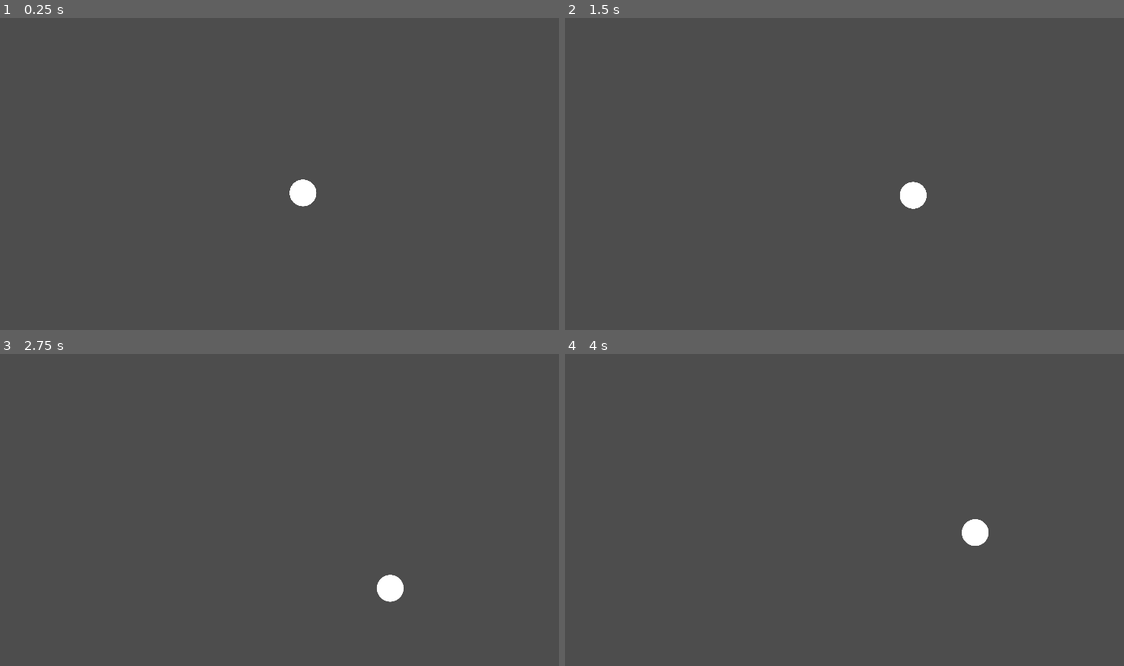
Above: before the commit, frames 1-4 (two rows, left to right).
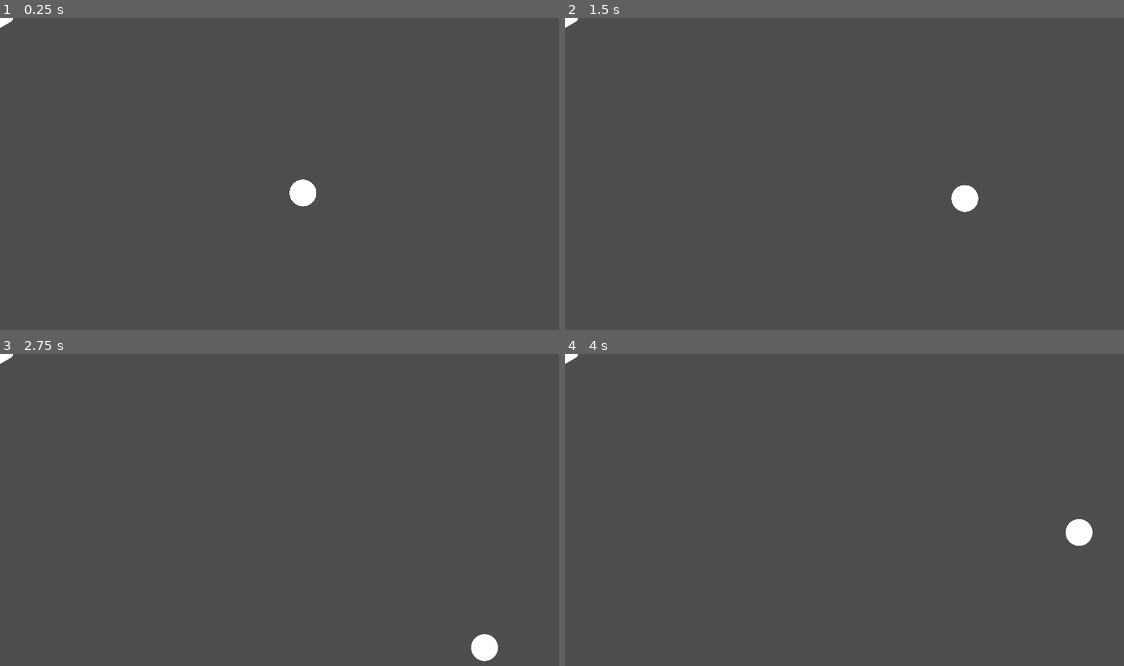
Above: after the commit, the same moments.

Repository: neipo13/SurvivorsGame
Game: Godot game, scene res://scenes/Game.tscn
Two runs of this game, one before a commit and one after it. Both use one fixed random seed, a clock stepped at 60 frames per second and the inputs below.
Inputs:
- Up to frame 1 (0.25 s): no input
- Up to frame 2 (1.5 s): tap Enter at 0.5 s; hold Right (right) 0.53-1.28 s; hold S (down) from 1.28 s (still down)
- Up to frame 3 (2.75 s): release S (down) at 2.03 s; hold Right (right) from 2.03 s (still down)
- Up to frame 4 (4 s): release Right (right) at 2.78 s; hold W (up) 2.78-3.53 s; hold Left (left) from 3.53 s (still down)

The runs differ from the first frame. In frame 1, less than 0.1% of the frame differs, in the area x 0-3%, y 0-4%; in frame 2, 0.7%; in frame 3, 0.7%, in the area x 0-90%, y 0-99%; in frame 4, 0.7%.
Error after the commit: Parse Error: Could not resolve class "StateMachine". (res://entities/enemies/follower/follower_machine.gd:1)

Commit message:
git update

Diff:
--- /dev/null
+++ b/entities/enemies/follower/follower_enemy.tscn
@@ -0,0 +1,38 @@
+[gd_scene load_steps=6 format=3 uid="uid://colo68cppmrdg"]
+
+[ext_resource type="Texture2D" uid="uid://cq7xif3v423g" path="res://img/shapes/triangle.png" id="1_8t6ea"]
+[ext_resource type="Script" path="res://entities/enemies/follower/follower_machine.gd" id="2_ry8yv"]
+[ext_resource type="Script" path="res://entities/enemies/states/follow_state.gd" id="3_462y3"]
+
+[sub_resource type="CircleShape2D" id="CircleShape2D_05gm6"]
+radius = 45.28
+
+[sub_resource type="CircleShape2D" id="CircleShape2D_ug4ik"]
+radius = 40.8
+
+[node name="FollowerEnemy" type="CharacterBody2D" groups=["enemies", "player"]]
+motion_mode = 1
+
+[node name="Sprite2D" type="Sprite2D" parent="."]
+scale = Vector2(0.2, 0.2)
+texture = ExtResource("1_8t6ea")
+
+[node name="HurtArea" type="Area2D" parent="."]
+
+[node name="CollisionShape2D" type="CollisionShape2D" parent="HurtArea"]
+shape = SubResource("CircleShape2D_05gm6")
+
+[node name="MoveBox" type="CollisionShape2D" parent="."]
+shape = SubResource("CircleShape2D_ug4ik")
+
+[node name="StateMachine" type="Node" parent="."]
+script = ExtResource("2_ry8yv")
+initial_state = NodePath("Follow")
+
+[node name="Idle" type="Node" parent="StateMachine"]
+
+[node name="Follow" type="Node" parent="StateMachine"]
+script = ExtResource("3_462y3")
+speed = 100.0
+
+[node name="Stunned" type="Node" parent="StateMachine"]
--- /dev/null
+++ b/entities/enemies/follower/follower_machine.gd
@@ -0,0 +1,6 @@
+extends StateMachine
+
+
+# Called when the node enters the scene tree for the first time.
+func _ready():
+	initial_state = "Follow"
--- /dev/null
+++ b/entities/enemies/states/enemy_state.gd
@@ -0,0 +1,16 @@
+class_name EnemyState
+extends State
+
+var player:PlayerController
+var self_body:CharacterBody2D
+
+
+# Called when the node enters the scene tree for the first time.
+func _ready() -> void:
+	await  owner.ready
+	#find owning character body
+	self_body = owner
+	#find the player
+	player = get_tree().get_first_node_in_group("player")
+	#assert player is not null
+	assert(player != null)
--- /dev/null
+++ b/entities/enemies/states/follow_state.gd
@@ -0,0 +1,11 @@
+extends EnemyState
+
+@export var speed:float = 300.0
+@export var rotates:bool = true
+
+func physics_update(delta:float) -> void:
+	var dir = self_body.global_position.direction_to(player.global_position).normalized()
+	if(rotates):
+		self_body.look_at(player.global_position)
+	self_body.velocity = dir * speed
+	self_body.move_and_slide()
--- a/entities/player/Player.tscn
+++ b/entities/player/Player.tscn
@@ -12,13 +12,14 @@
 [node name="Player" type="CharacterBody2D"]
 motion_mode = 1
 script = ExtResource("1_almwc")
-max_speed = 250.0
-acceleration = 350.0
+max_speed = 500.0
+acceleration = 800.0
+friction = 800.0
 
 [node name="MovementShape" type="CollisionShape2D" parent="."]
 shape = SubResource("CircleShape2D_3qurj")
 
-[node name="Sprites" type="Node2D" parent="."]
+[node name="Sprites" type="Marker2D" parent="."]
 
 [node name="Body" type="Sprite2D" parent="Sprites"]
 scale = Vector2(0.25, 0.25)
@@ -26,5 +27,5 @@
 
 [node name="HurtBox" type="Area2D" parent="."]
 
-[node name="CollisionShape2D" type="CollisionShape2D" parent="HurtBox"]
+[node name="HurtShape" type="CollisionShape2D" parent="HurtBox"]
 shape = SubResource("CircleShape2D_exqre")
--- a/entities/player/PlayerController.gd
+++ b/entities/player/PlayerController.gd
@@ -1,3 +1,4 @@
+class_name PlayerController
 extends CharacterBody2D
 
 
@@ -7,8 +8,11 @@
 
 var mostRecentDirection : Vector2
 
+func _ready() -> void:
+	add_to_group("player")
+
 func move(delta:float) -> void:
-	var input_direction : Vector2 = Input.get_vector("left", "right", "up", "down")
+	var input_direction : Vector2 = Input.get_vector("left", "right", "up", "down").normalized()
 	input_direction *= max_speed
 	if not input_direction.length_squared() > 0.0 && velocity.length_squared() > 0.0:
 		velocity = Math.approachVec2(velocity, Vector2.ZERO, friction * delta)
--- a/scenes/Game.tscn
+++ b/scenes/Game.tscn
@@ -1,8 +1,11 @@
-[gd_scene load_steps=2 format=3 uid="uid://1e0ack32oiy8"]
+[gd_scene load_steps=3 format=3 uid="uid://1e0ack32oiy8"]
 
 [ext_resource type="PackedScene" uid="uid://dob8bgny0ervo" path="res://entities/player/Player.tscn" id="1_ldwcs"]
+[ext_resource type="PackedScene" uid="uid://colo68cppmrdg" path="res://entities/enemies/follower/follower_enemy.tscn" id="2_sg3je"]
 
 [node name="Game" type="Node2D"]
 
 [node name="Player" parent="." instance=ExtResource("1_ldwcs")]
 position = Vector2(956, 553)
+
+[node name="FollowerEnemy" parent="." instance=ExtResource("2_sg3je")]
Binary file added: img/shapes/line.png
Not shown, added: img/shapes/line.png.import
Binary file added: img/shapes/square.png
Not shown, added: img/shapes/square.png.import
Binary file added: img/shapes/triangle.png
Not shown, added: img/shapes/triangle.png.import
